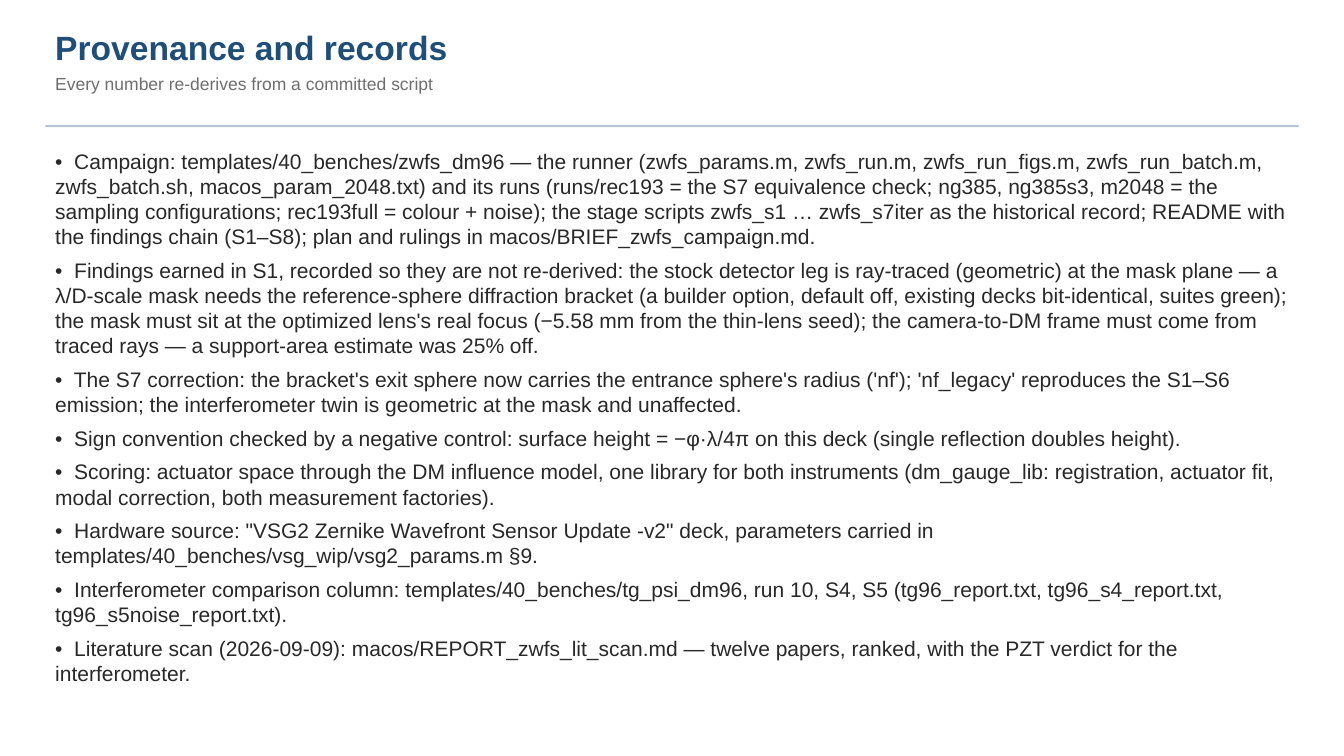
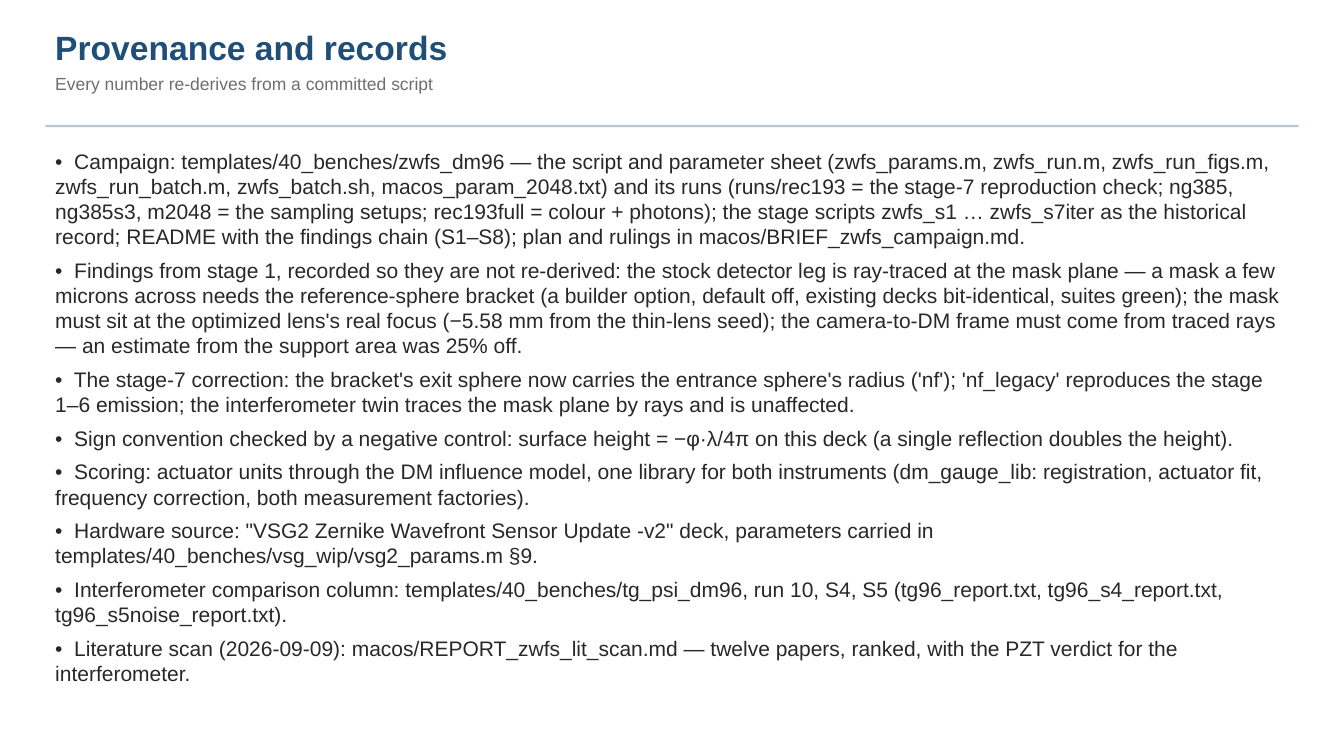
Before and after one commit to nasa-jpl/macos, a slide deck: slide 21 of demo_session/deck_zwfs.pptx (slide 20 before the commit). Drawn at 1344x756 pixels with LibreOffice and Linux fonts; fonts in the diff are those of the drawing. Boxes give left, top, right and bottom in pixels: in the first picture for what was removed or moved away, otherwise in the second. Text is boxed around its words. In the diff, an @@ line names an element or a change of style, - is before the commit and + after.

Commit message:
deck_zwfs fold 3b (Dave's review): plain-words pass on every slide; scoring definitions slide (gain/floor/SNR/working surface/state); range slide states accuracy after calibration and whether calibration can absorb the gain change; photons per state defined; slide refs = pptx numbers

```diff
--- a/demo_session/deck_zwfs.pptx
+++ b/demo_session/deck_zwfs.pptx
@@ text at (x1=55, y1=153, x2=1279, y2=509): text changed @@
-• Campaign: templates/40_benches/zwfs_dm96 — the runner (zwfs_params.m, zwfs_run.m, zwfs_run_figs.m, zwfs_run_batch.m, zwfs_batch.sh, macos_param_2048.txt) and its runs (runs/rec193 = the S7 equivalence check; ng385, ng385s3, m2048 = the sampling configurations; rec193full = colour + noise); the stage scripts zwfs_s1 … zwfs_s7iter as the historical record; README with the findings chain (S1–S8); plan and rulings in macos/BRIEF_zwfs_campaign.md.
-• Findings earned in S1, recorded so they are not re-derived: the stock detector leg is ray-traced (geometric) at the mask plane — a λ/D-scale mask needs the reference-sphere diffraction bracket (a builder option, default off, existing decks bit-identical, suites green); the mask must sit at the optimized lens's real focus (−5.58 mm from the thin-lens seed); the camera-to-DM frame must come from traced rays — a support-area estimate was 25% off.
-• The S7 correction: the bracket's exit sphere now carries the entrance sphere's radius ('nf'); 'nf_legacy' reproduces the S1–S6 emission; the interferometer twin is geometric at the mask and unaffected.
-• Sign convention checked by a negative control: surface height = −φ·λ/4π on this deck (single reflection doubles height).
-• Scoring: actuator space through the DM influence model, one library for both instruments (dm_gauge_lib: registration, actuator fit, modal correction, both measurement factories).
+• Campaign: templates/40_benches/zwfs_dm96 — the script and parameter sheet (zwfs_params.m, zwfs_run.m, zwfs_run_figs.m, zwfs_run_batch.m, zwfs_batch.sh, macos_param_2048.txt) and its runs (runs/rec193 = the stage-7 reproduction check; ng385, ng385s3, m2048 = the sampling setups; rec193full = colour + photons); the stage scripts zwfs_s1 … zwfs_s7iter as the historical record; README with the findings chain (S1–S8); plan and rulings in macos/BRIEF_zwfs_campaign.md.
+• Findings from stage 1, recorded so they are not re-derived: the stock detector leg is ray-traced at the mask plane — a mask a few microns across needs the reference-sphere bracket (a builder option, default off, existing decks bit-identical, suites green); the mask must sit at the optimized lens's real focus (−5.58 mm from the thin-lens seed); the camera-to-DM frame must come from traced rays — an estimate from the support area was 25% off.
+• The stage-7 correction: the bracket's exit sphere now carries the entrance sphere's radius ('nf'); 'nf_legacy' reproduces the stage 1–6 emission; the interferometer twin traces the mask plane by rays and is unaffected.
+• Sign convention checked by a negative control: surface height = −φ·λ/4π on this deck (a single reflection doubles the height).
+• Scoring: actuator units through the DM influence model, one library for both instruments (dm_gauge_lib: registration, actuator fit, frequency correction, both measurement factories).
```
Also in this commit, not shown: 18 other slides changed, 1 slide added, 1 other file.
